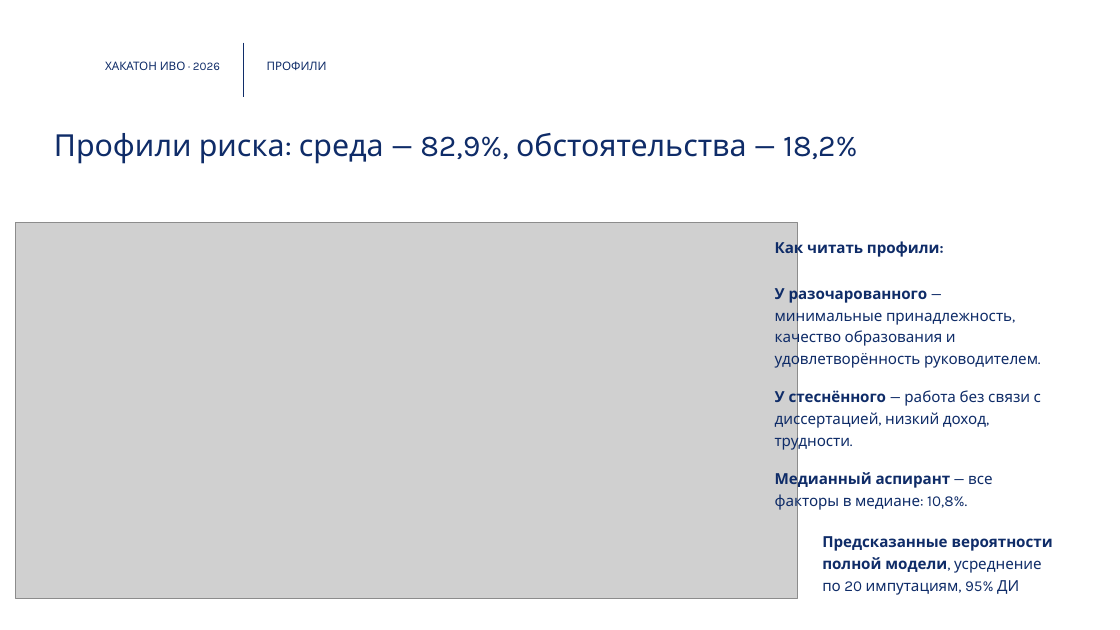
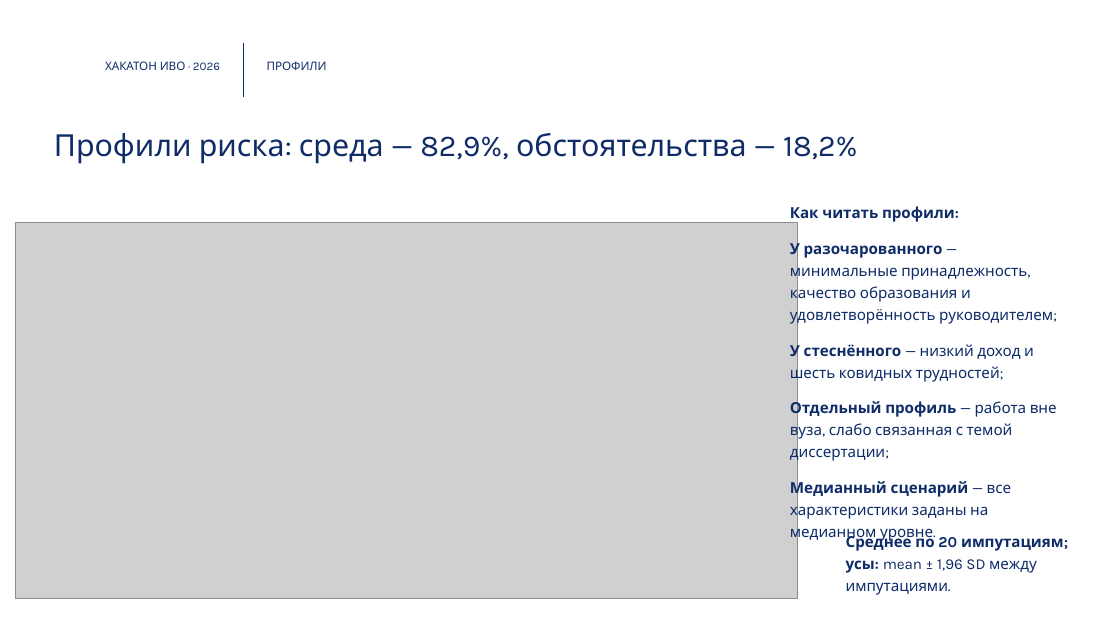
Before and after one commit to TheBladeOfMiquella/aspirants-dropout-intention, a slide deck: slide 7 of presentation/pitch_hse_ivo_2026.pptx. Drawn at 1120x630 pixels with LibreOffice and Linux fonts; fonts in the diff are those of the drawing; grey boxes stand for pictures; background and template pictures are left out. Boxes give left, top, right and bottom in pixels: in the first picture for what was removed or moved away, otherwise in the second. Text is boxed around its words. In the diff, an @@ line names an element or a change of style, - is before the commit and + after.

```diff
--- a/presentation/pitch_hse_ivo_2026.pptx
+++ b/presentation/pitch_hse_ivo_2026.pptx
@@ text at <box>790,206,959,224</box>: less space between paragraphs @@
@@ text "Как читать профили:": place and size @@
-text "Как читать профили:" at <box>775,240,1041,511</box>
+text "Как читать профили:" at <box>790,206,1057,520</box>
@@ text at <box>790,240,1057,520</box>: text changed @@
-У разочарованного — минимальные принадлежность, качество образования и удовлетворённость руководителем.
-У стеснённого — работа без связи с диссертацией, низкий доход, трудности.
-Медианный аспирант — все факторы в медиане: 10,8%.
+У разочарованного — минимальные принадлежность, качество образования и удовлетворённость руководителем;
+У стеснённого — низкий доход и шесть ковидных трудностей;
+Отдельный профиль — работа вне вуза, слабо связанная с темой диссертации;
+Медианный сценарий — все характеристики заданы на медианном уровне.
@@ text at <box>846,533,1064,595</box>: text changed; bold off @@
-Предсказанные вероятности полной модели, усреднение по 20 импутациям, 95% ДИ
+Среднее по 20 импутациям; усы: mean ± 1,96 SD между импутациями.
```
Also in this commit, not shown: 4 other slides changed, 12 other files.
